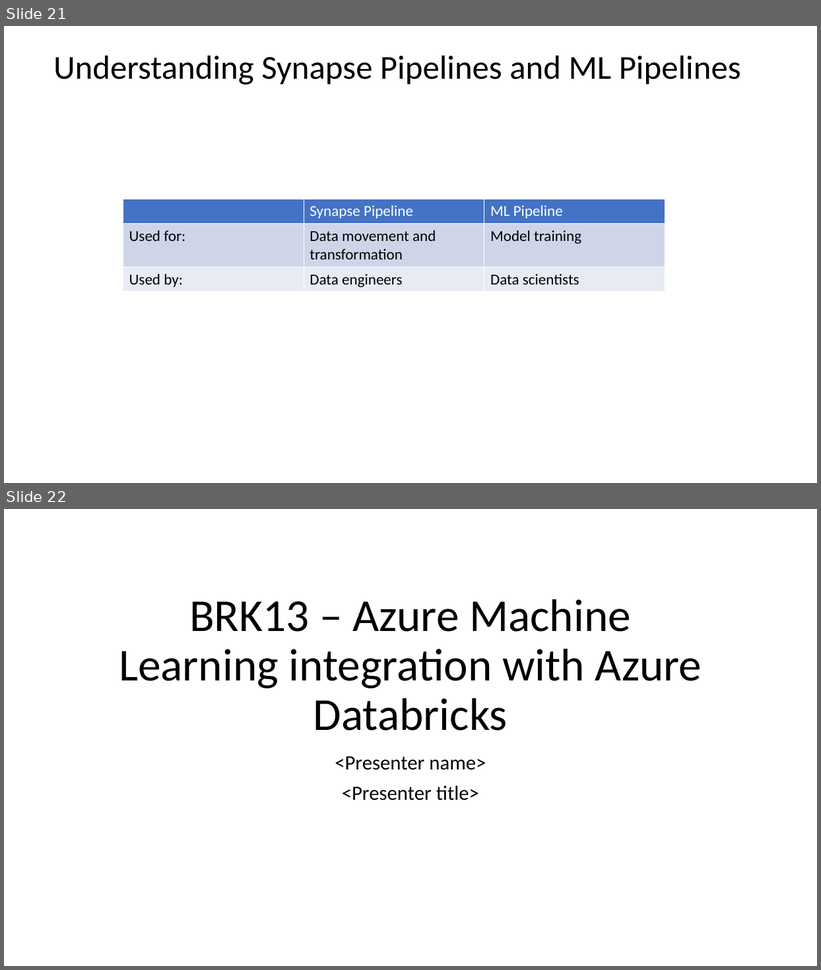
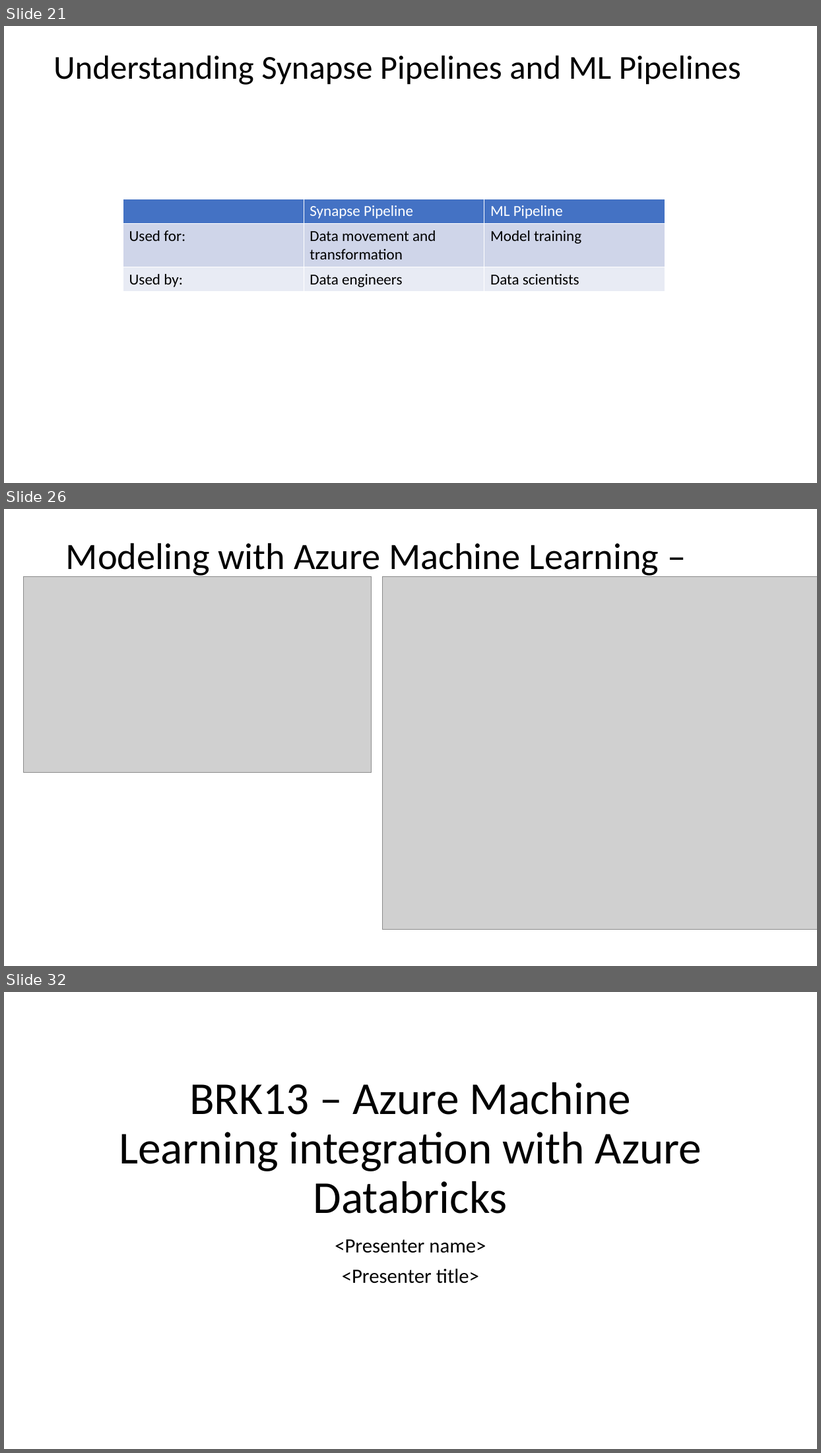
Before and after one commit to pietheinstrengholt/azure-ml-data-science-400, a slide deck: day-03/Day 3 - AML Bootcamp.pptx. Shown one above the other, each under a label of ours: slides 21 and 22 before the commit, slides 21, 26 and 32 after it; the slides between them are not shown. The pictures are 821x970 and 821x1453 pixels, drawn with LibreOffice and Linux fonts; fonts in the diff are those of the drawing; grey boxes stand for pictures; background and template pictures are left out. Boxes give left, top, right and bottom in pixels: in the first picture for what was removed or moved away, otherwise in the second. Text is boxed around its words. In the diff, an @@ line names an element or a change of style, - is before the commit and + after.

```diff
--- a/day-03/Day 3 - AML Bootcamp.pptx
+++ b/day-03/Day 3 - AML Bootcamp.pptx
@@ slide 26 added at bbox=[4, 509, 817, 966], background #FFFFFF @@
@@ title added at bbox=[66, 543, 659, 620], 44 pt, text #000000 @@
+Modeling with Azure Machine Learning – With Code
@@ picture added at bbox=[24, 577, 371, 773] @@
@@ picture added at bbox=[382, 577, 817, 931] @@
@@ what was slide 22 is now slide 32 @@
```
Also in this commit, not shown: 9 other slides added.
